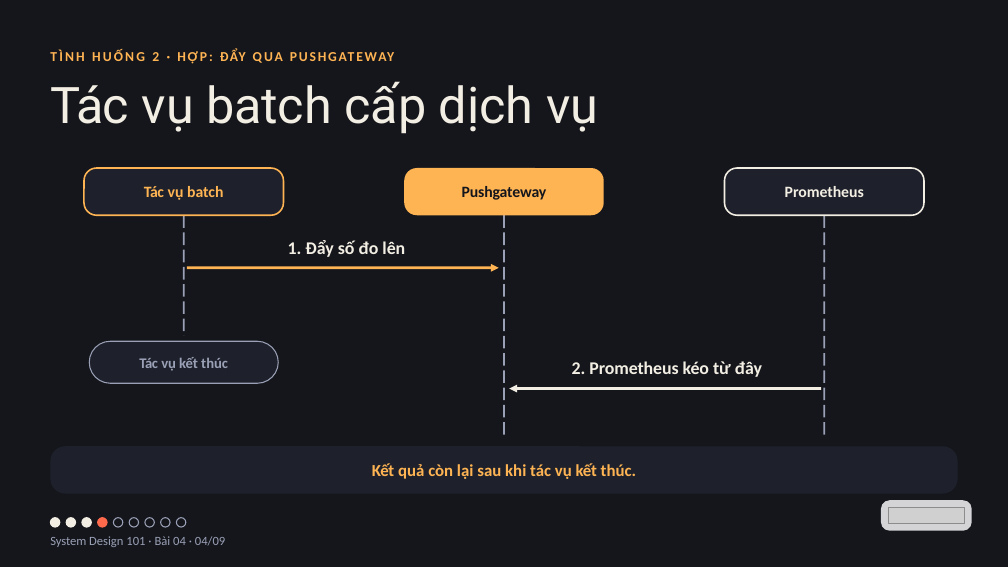
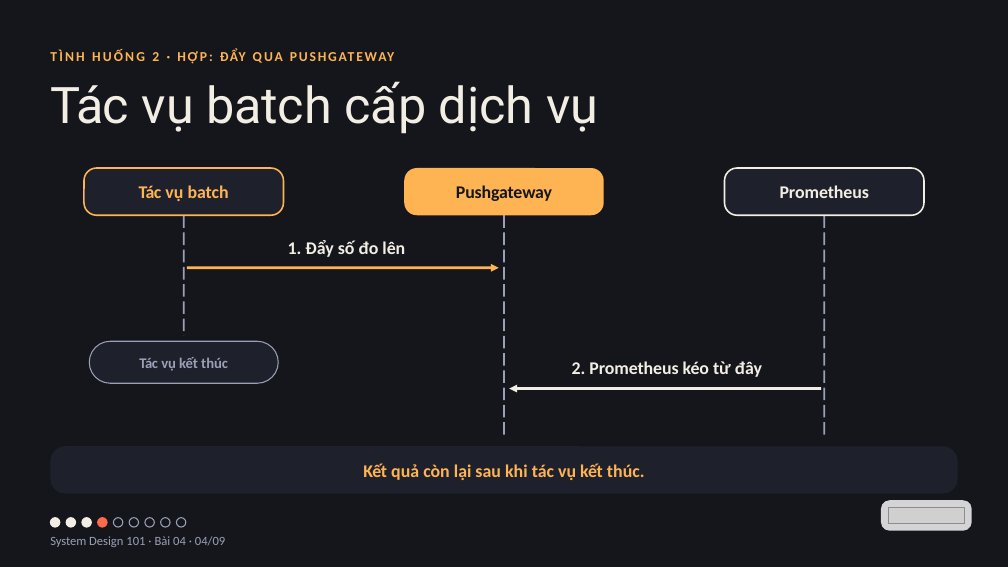
Before and after one commit to vohoailinh90/tool-marketing-studio, a slide deck: slide 4 of system-design-101/vi/lessons/sd-13-004/slides/sd-13-004.pptx. Drawn at 1008x567 pixels with LibreOffice and Linux fonts; fonts in the diff are those of the drawing; grey boxes stand for pictures. Boxes give left, top, right and bottom in pixels: in the first picture for what was removed or moved away, otherwise in the second. Text is boxed around its words. In the diff, an @@ line names an element or a change of style, - is before the commit and + after.

```diff
--- a/system-design-101/vi/lessons/sd-13-004/slides/sd-13-004.pptx
+++ b/system-design-101/vi/lessons/sd-13-004/slides/sd-13-004.pptx
@@ rounded rectangle "Tác vụ batch" at (84,168,284,215): size 22.5 to 25.5 pt; letter spacing -0.7 to -0.8 pt in "Tác"; letter spacing 0 to -0.1 pt in "batch" @@
@@ rounded rectangle "Pushgateway" at (404,168,604,215): size 22.5 to 25.5 pt @@
@@ rounded rectangle "Prometheus" at (725,168,924,215): size 22.5 to 25.5 pt @@
@@ rounded rectangle "Kết quả còn lại sau ..." at (50,446,958,493): size 24 to 25.5 pt @@
```
Also in this commit, not shown: 2 other slides changed, 3 other files.
